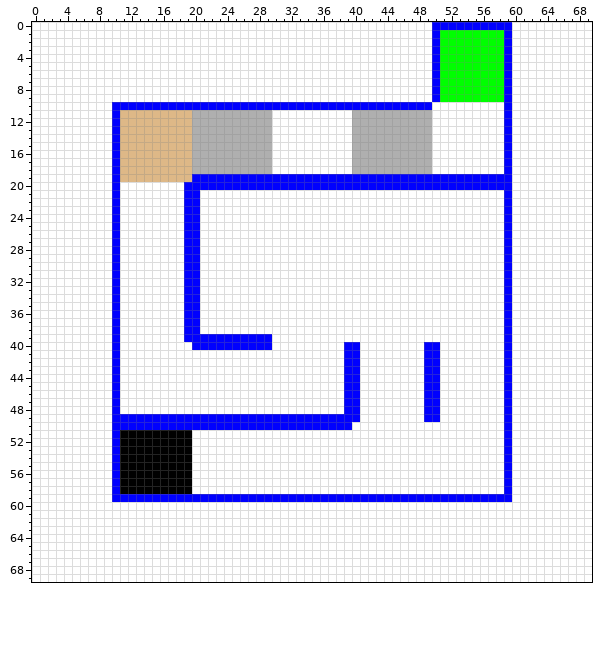
One commit to this sprite sheet: generator/map.png. The first picture shows the starting point.
The file is 140x140 pixels, drawn in blocks of 2x2; one block is one cell here.
The result:
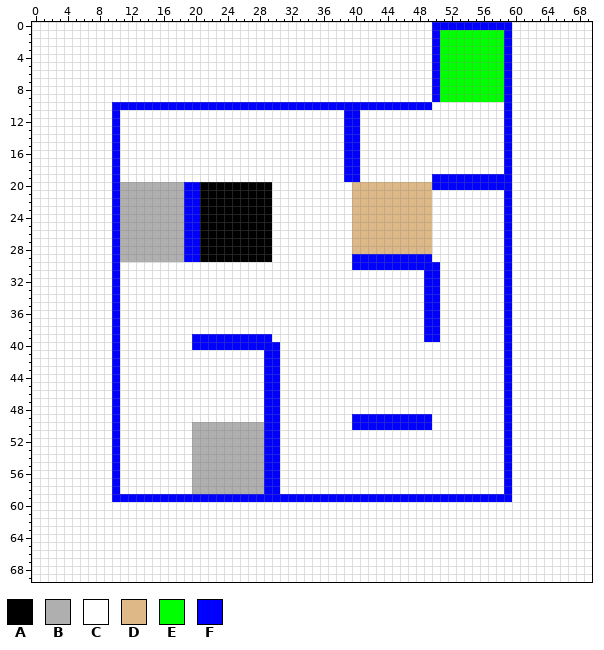
Palette (. is transparent): A #000000  B #afafaf  C #ffffff  D #deb887  E #00ff00  F #0000ff
Changes in this commit:
Changed rows in their new state; - is an unchanged pixel.
first column x 11:
11 CCCCCCCCCCCCCCCCCCC---------FFCCCCCCCCC-
12 CCCCCCCCCCCCCCCCCCC---------FFCCCCCCCCC-
13 CCCCCCCCCCCCCCCCCCC---------FFCCCCCCCCC-
14 CCCCCCCCCCCCCCCCCCC---------FFCCCCCCCCC-
15 CCCCCCCCCCCCCCCCCCC---------FFCCCCCCCCC-
16 CCCCCCCCCCCCCCCCCCC---------FFCCCCCCCCC-
17 CCCCCCCCCCCCCCCCCCC---------FFCCCCCCCCC-
18 CCCCCCCCCCCCCCCCCCC---------FFCCCCCCCCC-
19 CCCCCCCCCCCCCCCCCCCCCCCCCCCC--CCCCCCCCC-
20 BBBBBBBB--AAAAAAAAACCCCCCCCCCDDDDDDDDDD-
21 BBBBBBBB--AAAAAAAAA----------DDDDDDDDDD-
22 BBBBBBBB--AAAAAAAAA----------DDDDDDDDDD-
23 BBBBBBBB--AAAAAAAAA----------DDDDDDDDDD-
24 BBBBBBBB--AAAAAAAAA----------DDDDDDDDDD-
25 BBBBBBBB--AAAAAAAAA----------DDDDDDDDDD-
26 BBBBBBBB--AAAAAAAAA----------DDDDDDDDDD-
27 BBBBBBBB--AAAAAAAAA----------DDDDDDDDDD-
28 BBBBBBBB--AAAAAAAAA----------DDDDDDDDDD-
29 BBBBBBBB--AAAAAAAAA----------FFFFFFFFFF-
30 --------CC-------------------FFFFFFFFFFF
31 --------CC----------------------------FF
32 --------CC----------------------------FF
33 --------CC----------------------------FF
34 --------CC----------------------------FF
35 --------CC----------------------------FF
36 --------CC----------------------------FF
37 --------CC----------------------------FF
38 --------CC----------------------------FF
39 --------C-----------------------------FF
40 -------------------F--------CC--------CC
41 ------------------FF--------CC--------CC
42 ------------------FF--------CC--------CC
43 ------------------FF--------CC--------CC
44 ------------------FF--------CC--------CC
45 ------------------FF--------CC--------CC
46 ------------------FF--------CC--------CC
47 ------------------FF--------CC--------CC
48 ------------------FF--------CC--------CC
49 CCCCCCCCCCCCCCCCCC--CCCCCCCCC-FFFFFFFF-C
50 CCCCCCCCCBBBBBBBBB--CCCCCCCCCFFFFFFFFFF-
51 CCCCCCCCCBBBBBBBBBFF--------------------
52 CCCCCCCCCBBBBBBBBBFF--------------------
53 CCCCCCCCCBBBBBBBBBFF--------------------
54 CCCCCCCCCBBBBBBBBBFF--------------------
55 CCCCCCCCCBBBBBBBBBFF--------------------
56 CCCCCCCCCBBBBBBBBBFF--------------------
57 CCCCCCCCCBBBBBBBBBFF--------------------
58 CCCCCCCCCBBBBBBBBBFF--------------------
Changed places in both pictures, as pixel boxes (x1, y1, x2, y2):
changed: (120, 110, 440, 494)
